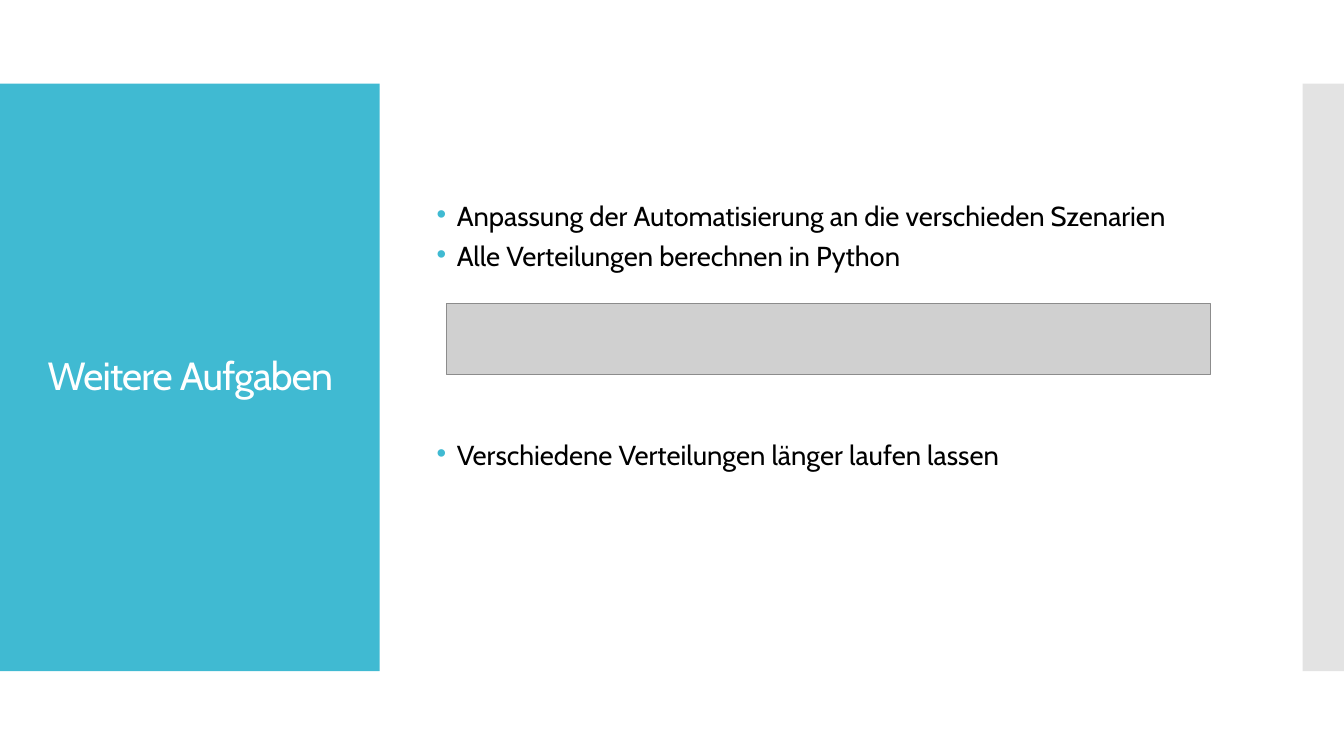
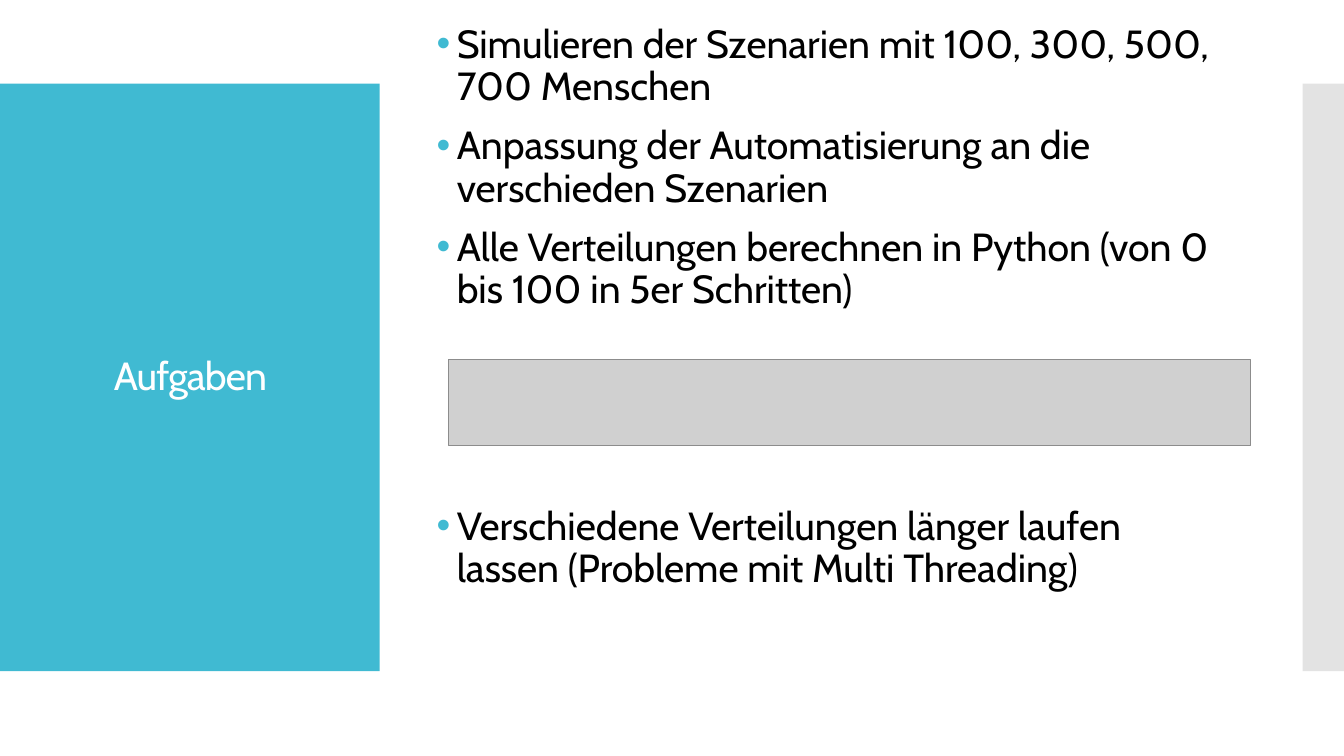
Before and after one commit to Datagroup-ModSim/ModSim17-data-generation-filters, a slide deck: slide 17 of presentations/Abnahme Sprint 2/Rebecca_Do_Julian_Anita_Hubert_Lisa.pptx (slide 16 before the commit). Drawn at 1344x756 pixels with LibreOffice and Linux fonts; fonts in the diff are those of the drawing; grey boxes stand for pictures. Boxes give left, top, right and bottom in pixels: in the first picture for what was removed or moved away, otherwise in the second. Text is boxed around its words. In the diff, an @@ line names an element or a change of style, - is before the commit and + after.

```diff
--- a/presentations/Abnahme Sprint 2/Rebecca_Do_Julian_Anita_Hubert_Lisa.pptx
+++ b/presentations/Abnahme Sprint 2/Rebecca_Do_Julian_Anita_Hubert_Lisa.pptx
@@ text "Simulieren der Szenarien mit 100, ..." at (457,28,1209,592): vertical alignment middle to top @@
@@ text at (457,28,1209,101): paragraph added @@
+• Simulieren der Szenarien mit 100, 300, 500, 700 Menschen
@@ text at (457,129,1090,203): size 19.6 to 28 pt in "Anpassung der Automatisierung an die verschieden Szenarien"; line spacing 0.7 to 0.9 @@
@@ text at (457,231,1208,592): text changed; size 19.6 to 28 pt @@
-• Alle Verteilungen berechnen in Python
-• Verschiedene Verteilungen länger laufen lassen
+• Alle Verteilungen berechnen in Python (von 0 bis 100 in 5er Schritten)
+• Verschiedene Verteilungen länger laufen lassen (Probleme mit Multi Threading)
@@ title at (114,360,267,399): text changed @@
-Weitere Aufgaben
+Aufgaben
@@ picture: place and size @@
-picture at (447,304,1210,375)
+picture at (449,360,1251,446)
```
Also in this commit, not shown: 2 other slides changed, 3 slides added, 2 slides removed, 2 other files.
